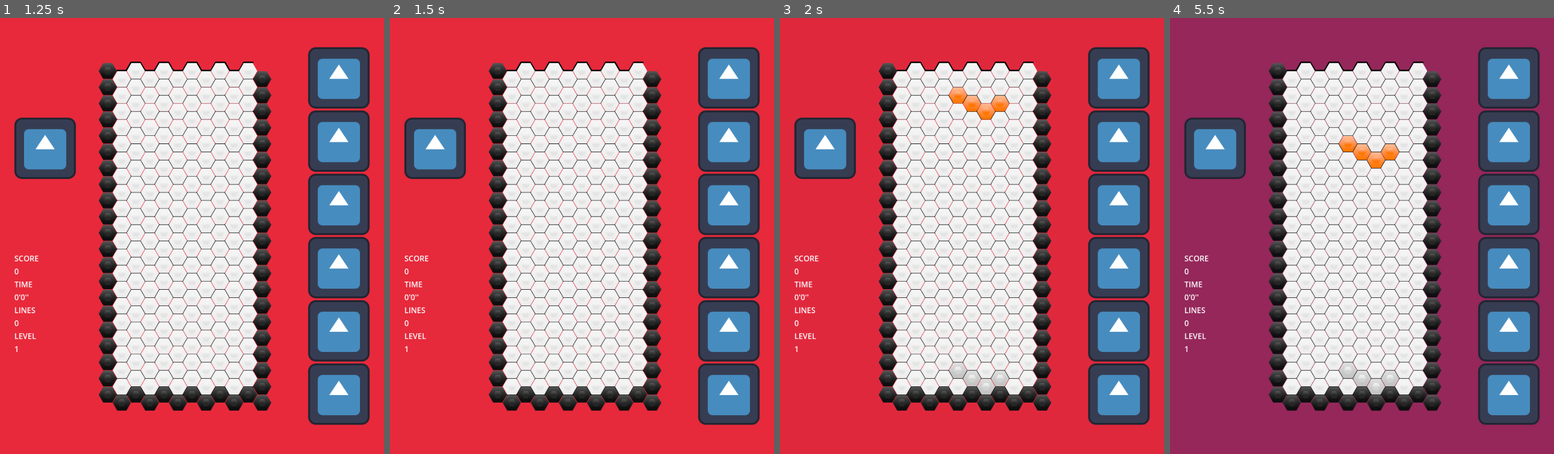
Above: before the commit, frames 1-4 (left to right).
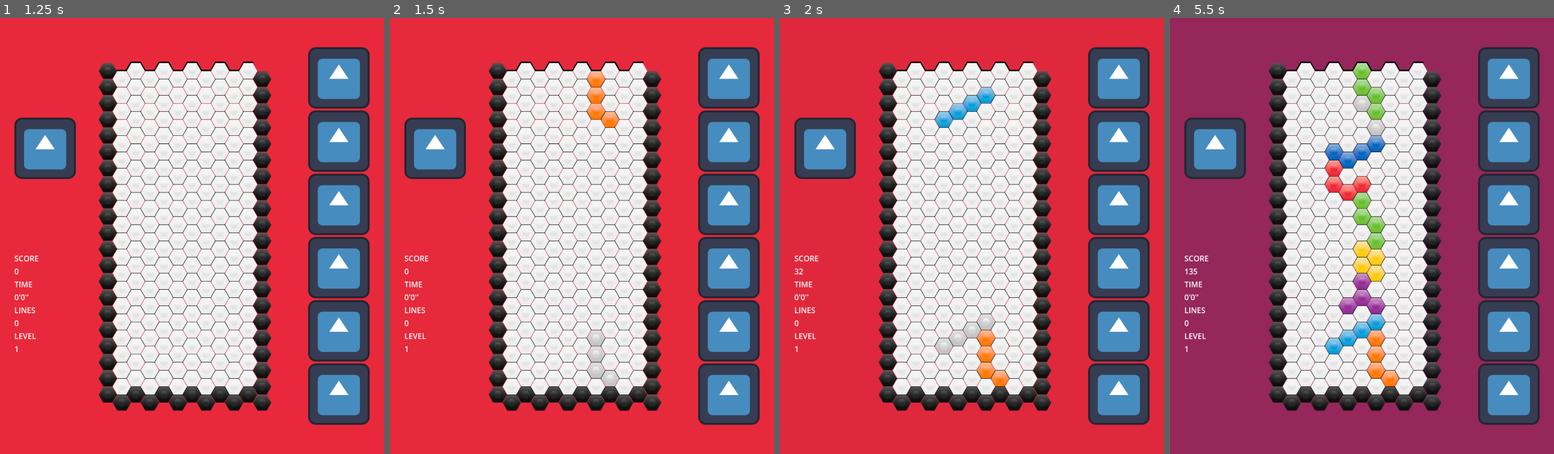
Above: after the commit, the same moments.

Repository: MrSoubi/HexoTangle
Game: Godot game, scene res://game.tscn
Same seed, same stepped clock (60 frames per second), same inputs: the game is played once before the commit and once after it. The engine's default icon, where the game draws it, is replaced by a stand-in: a white triangle on a blue panel in a dark square.
Inputs (mouse positions are in pixels of both pictures, inside the frame that each line leads up to):
- Up to frame 1 (1.25 s): click "PLAY" at 0.5 s
- Up to frame 2 (1.5 s): tap Enter at 1.25 s; move the mouse to (666, 214) at 1.27 s; hold Right from 1.28 s (still down); tap Z at 1.35 s
- Up to frame 3 (2 s): keep holding Right; tap Space at 1.52 s
- Up to frame 4 (5.5 s): tap Space at 2, 2.27, 3.77, 4.25, 4.52, 5.27 s; move the mouse to (1285, 257) at 2.02 s; release Right at 2.03 s; hold Down 2.03-2.78 s; tap C at 2.1, 3.6, 5.1 s; move the mouse to (1400, 140) at 2.77 s; hold Right 2.78-3.53 s; tap Z at 2.85, 4.35 s; tap Enter at 3.5, 5 s; move the mouse to (1342, 323) at 3.52 s; hold Up 3.53-4.28 s; move the mouse to (1477, 301) at 4.27 s; hold Left from 4.28 s (still down); move the mouse to (1246, 170) at 5.02 s

Frame 1 is identical in both runs. In frame 2, 0.9% of the frame differs, in the area x 51-60%, y 12-85%; in frame 3, 2.1%; in frame 4, 5.2%, in the area x 3-60%, y 10-87%.
Error before the commit: Attempt to call function 'start' in base 'null instance' on a null instance. (res://Scripts/game.gd:88)

Commit message:
Forgot the global timer

Diff:
--- a/game.tscn
+++ b/game.tscn
@@ -67,6 +67,8 @@
 
 [node name="FXPlayer_2" type="AudioStreamPlayer" parent="SoundManager"]
 
+[node name="GlobalTimer" type="Timer" parent="."]
+
 [connection signal="timeout" from="Timer" to="." method="_on_timer_timeout"]
 [connection signal="quitGame" from="UI" to="." method="_on_ui_quit_game"]
 [connection signal="resumeGame" from="UI" to="." method="_on_ui_resume_game"]
